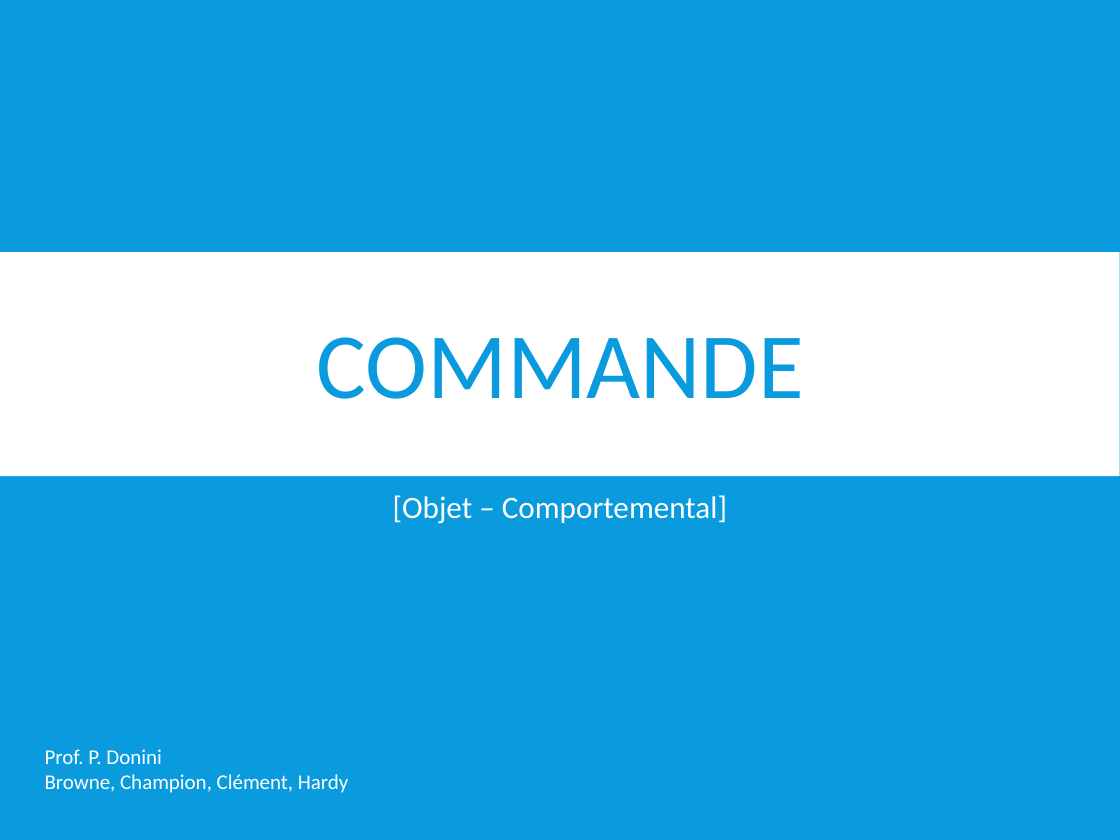
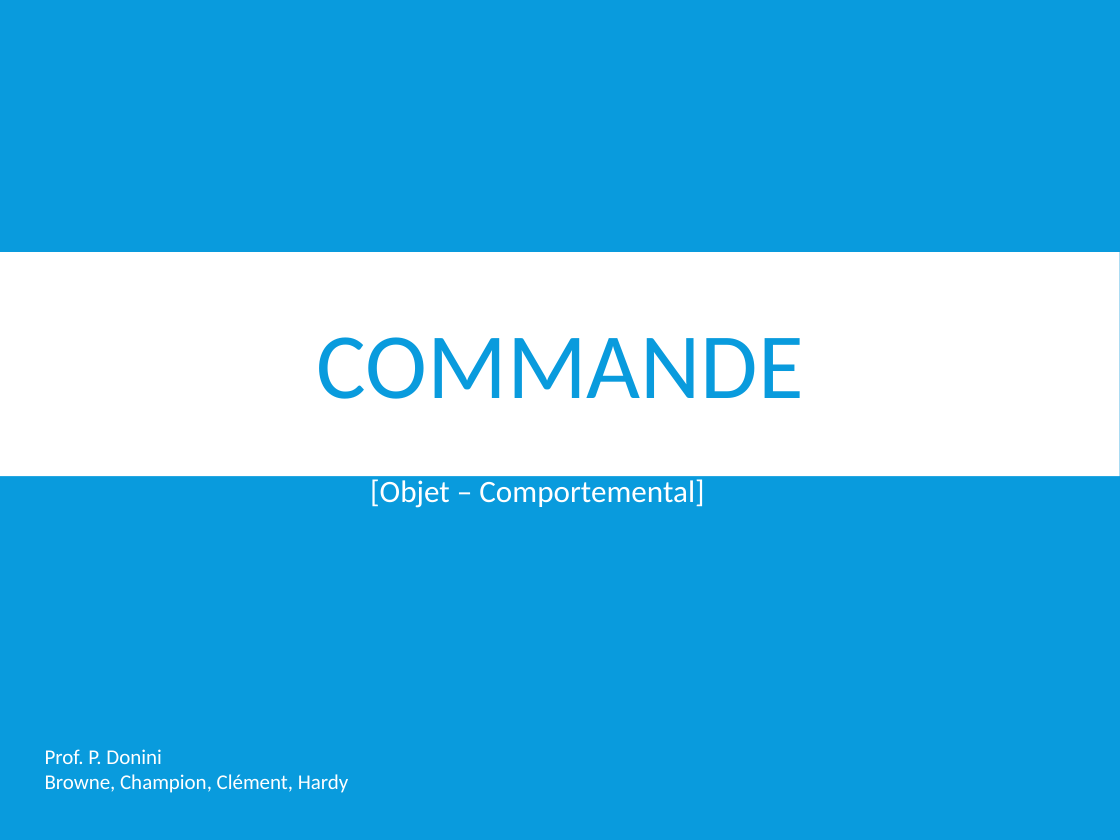
Before and after one commit to BastienClement/Sokonet, a slide deck: slide 1 of Commande.pptx. Drawn at 1120x840 pixels with LibreOffice and Linux fonts; fonts in the diff are those of the drawing. Boxes give left, top, right and bottom in pixels: in the first picture for what was removed or moved away, otherwise in the second. Text is boxed around its words. In the diff, an @@ line names an element or a change of style, - is before the commit and + after.

Commit message:
commit pre-push...

```diff
--- a/Commande.pptx
+++ b/Commande.pptx
@@ subtitle "[Objet – Comportemental]" rewrapped from (x1=393, y1=495, x2=727, y2=524) to (x1=370, y1=475, x2=704, y2=508) @@
```
Also in this commit, not shown: 1 other slide changed, 1 slide added.
